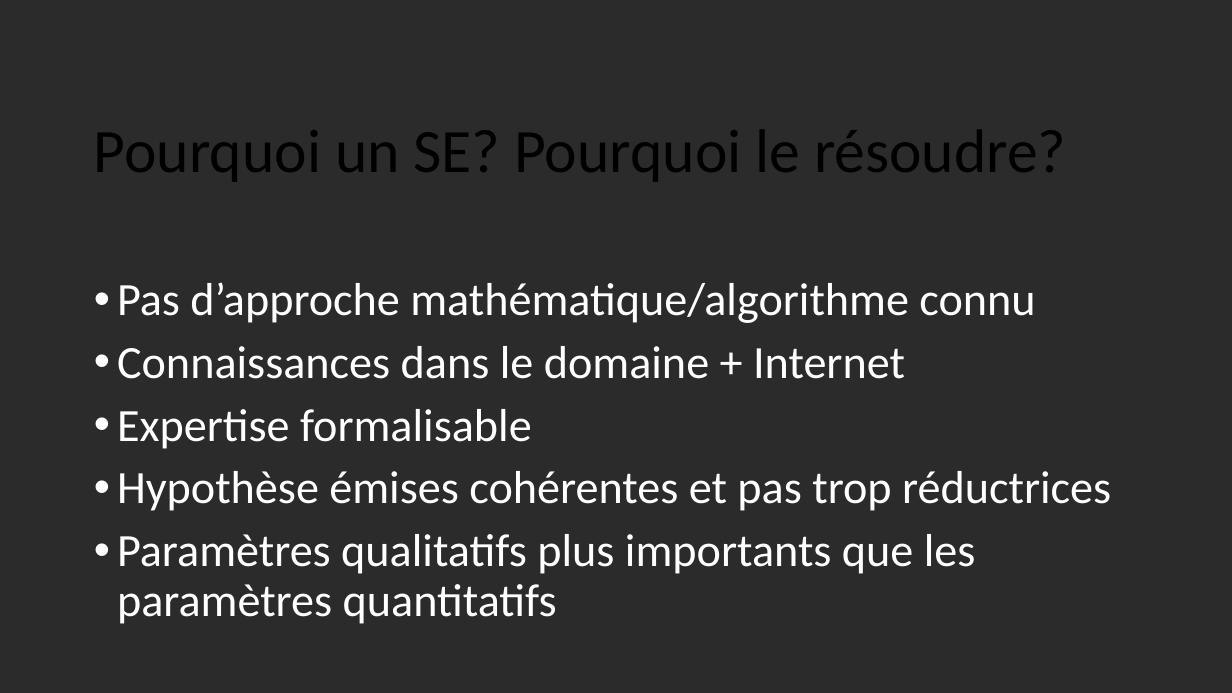
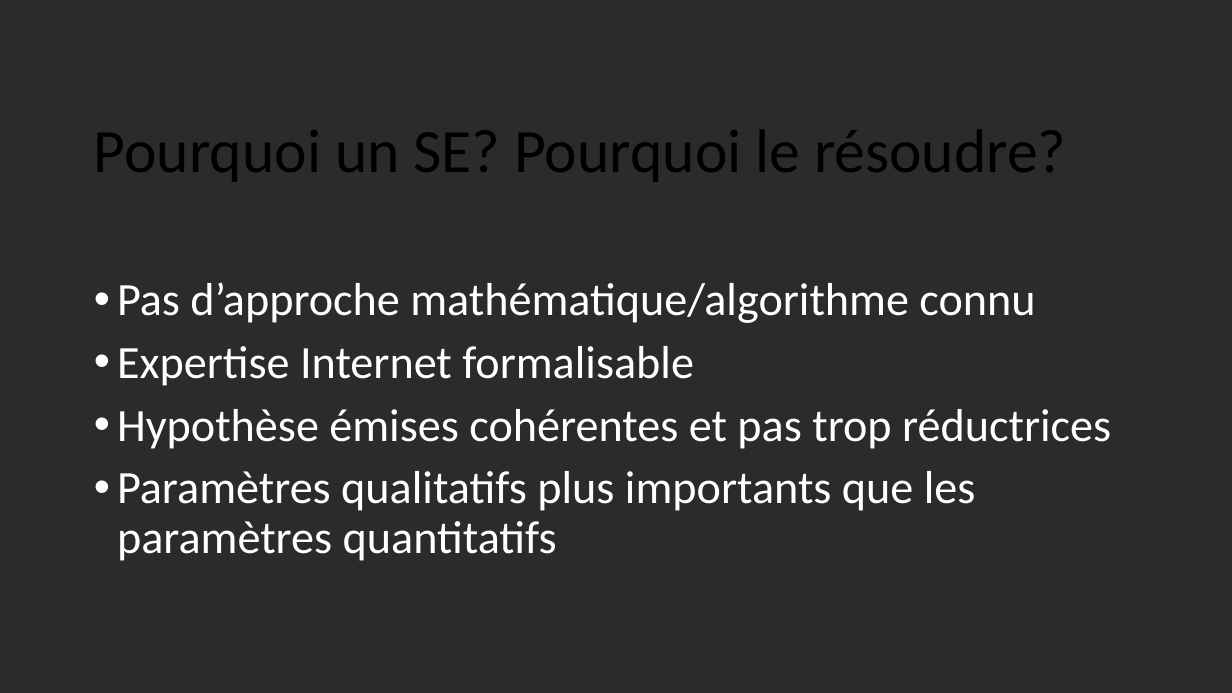
Before and after one commit to anthonygal/AI_Surf_Expert_System, a slide deck: slide 3 of Soutenance_Projet.pptx. Drawn at 1232x693 pixels with LibreOffice and Linux fonts; fonts in the diff are those of the drawing; background and template pictures are left out; a plain dark background stands for a picture behind light text. Boxes give left, top, right and bottom in pixels: in the first picture for what was removed or moved away, otherwise in the second. Text is boxed around its words. In the diff, an @@ line names an element or a change of style, - is before the commit and + after.

```diff
--- a/Soutenance_Projet.pptx
+++ b/Soutenance_Projet.pptx
@@ text at bbox=[117, 346, 694, 386]: text changed @@
-• Connaissances dans le domaine + Internet
-• Expertise formalisable
+• Expertise Internet formalisable
```
Also in this commit, not shown: 2 other slides changed, 3 slides added.
